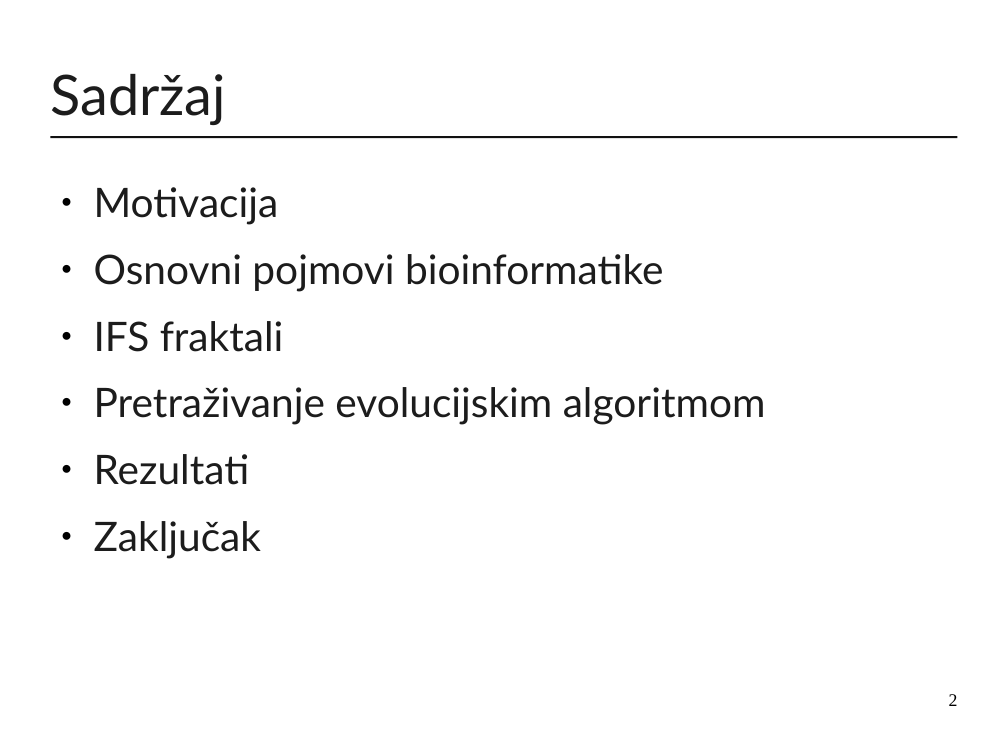
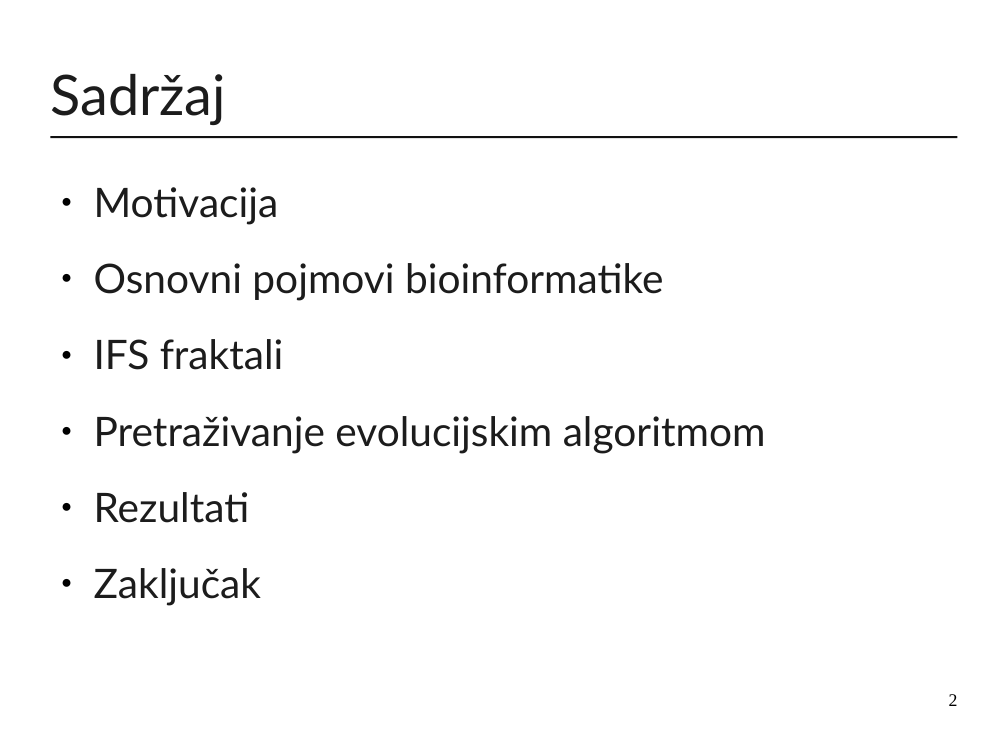
Before and after one commit to mirjamsk/DNAdrivenIFS, a slide deck: slide 2 of CD_bundle/prezentacija.odp. Drawn at 1008x756 pixels with LibreOffice and Linux fonts; fonts in the diff are those of the drawing. Boxes give left, top, right and bottom in pixels: in the first picture for what was removed or moved away, otherwise in the second. Text is boxed around its words. In the diff, an @@ line names an element or a change of style, - is before the commit and + after.

Commit message:
dodana motivacija

```diff
--- a/CD_bundle/prezentacija.odp
+++ b/CD_bundle/prezentacija.odp
@@ text "Motivacija" at (94, 187, 766, 606): more space between paragraphs @@
```
Also in this commit, not shown: 4 other slides changed, 4 slides added, 1 other file.
